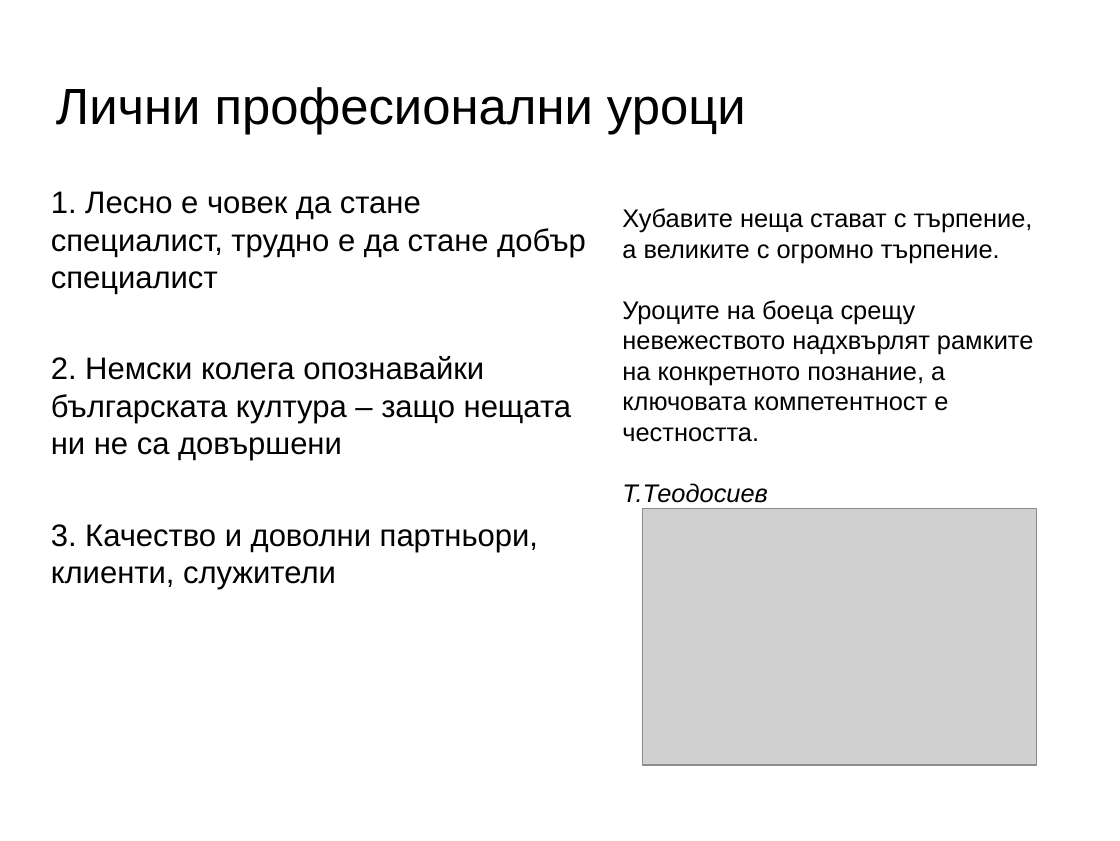
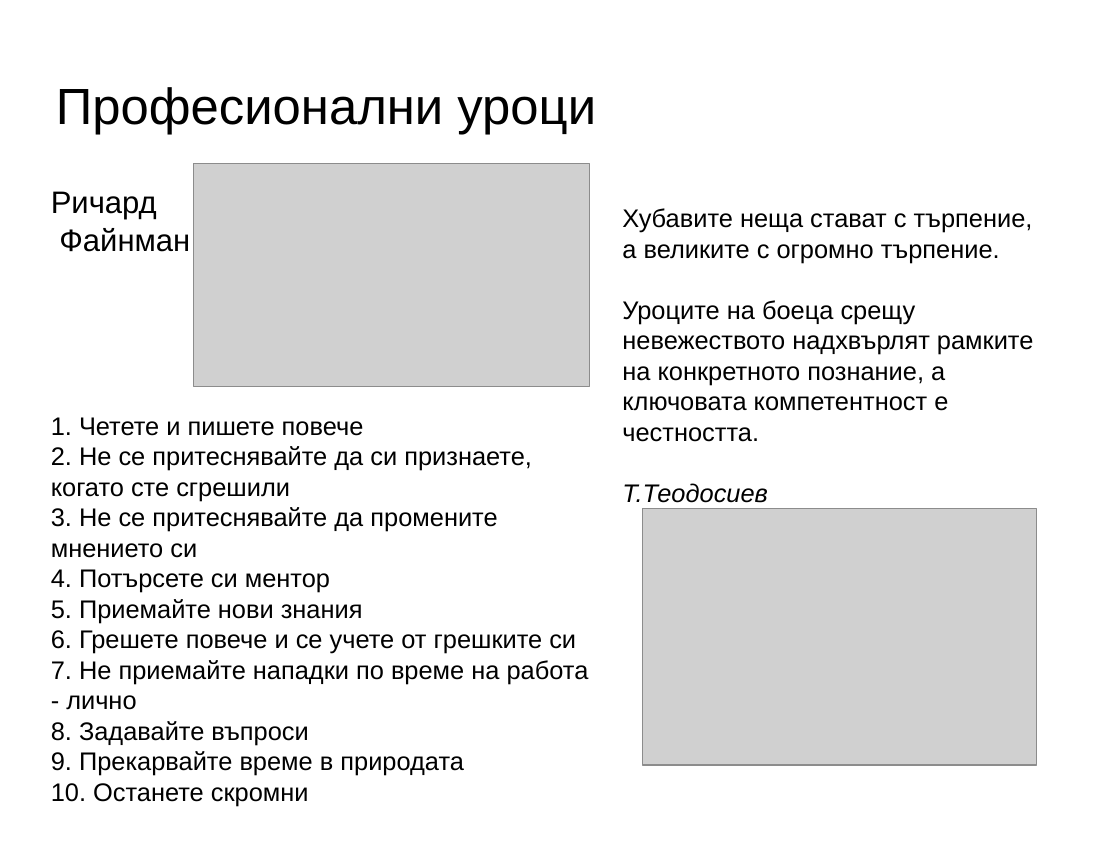
Before and after one commit to PavelKanazirev/RoleModelsInitiative, a slide deck: slide 11 of MentorSchoolEmbeddedSystems.odp (slide 10 before the commit). Drawn at 1120x841 pixels with LibreOffice and Linux fonts; fonts in the diff are those of the drawing; grey boxes stand for pictures; background and template pictures are left out. Boxes give left, top, right and bottom in pixels: in the first picture for what was removed or moved away, otherwise in the second. Text is boxed around its words. In the diff, an @@ line names an element or a change of style, - is before the commit and + after.

```diff
--- a/MentorSchoolEmbeddedSystems.odp
+++ b/MentorSchoolEmbeddedSystems.odp
@@ title at [56,87,596,134]: text changed @@
-Лични професионални уроци
+Професионални уроци
@@ picture added at [193,164,589,386] @@
@@ subtitle at [51,191,589,806]: text changed; size 22 to 18 pt @@
-1. Лесно е човек да стане специалист, трудно е да стане добър специалист
-2. Немски колега опознавайки българската култура – защо нещата ни не са довършени
-3. Качество и доволни партньори, клиенти, служители
+Ричард
+Файнман
+1. Четете и пишете повече
+2. Не се притеснявайте да си признаете, когато сте сгрешили
+3. Не се притеснявайте да промените мнението си
+4. Потърсете си ментор
+5. Приемайте нови знания
+6. Грешете повече и се учете от грешките си
+7. Не приемайте нападки по време на работа - лично
+8. Задавайте въпроси
+9. Прекарвайте време в природата
+10. Останете скромни
```
Also in this commit, not shown: 2 other slides changed, 6 slides added, 5 slides removed, 1 other file.
